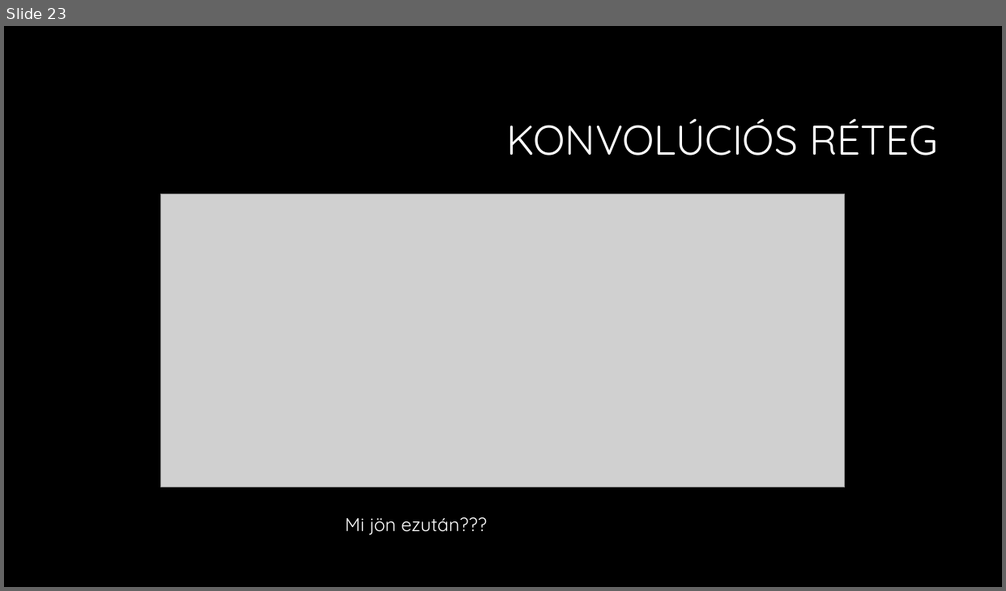
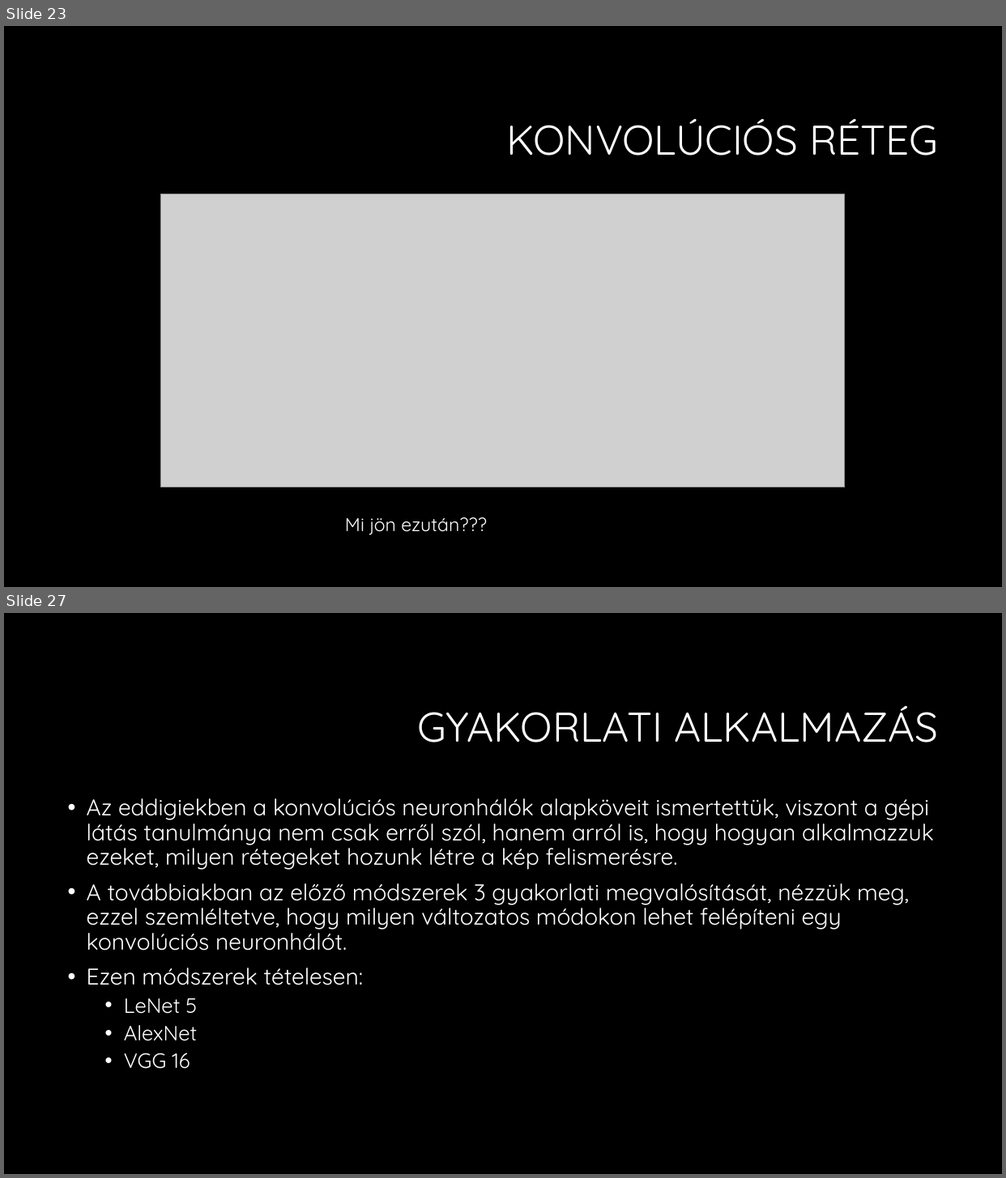
Before and after one commit to martontamas92/CNN, a slide deck: Konvolúciós neuronhálók.pptx. Shown one above the other, each under a label of ours: slide 23 before the commit, slides 23 and 27 after it; the slides between them are not shown. The pictures are 1006x591 and 1006x1178 pixels, drawn with LibreOffice and Linux fonts; fonts in the diff are those of the drawing; grey boxes stand for pictures; background and template pictures are left out. Boxes give left, top, right and bottom in pixels: in the first picture for what was removed or moved away, otherwise in the second. Text is boxed around its words. In the diff, an @@ line names an element or a change of style, - is before the commit and + after.

```diff
--- a/Konvolúciós neuronhálók.pptx
+++ b/Konvolúciós neuronhálók.pptx
@@ slide 27 added at (4, 613, 1002, 1174), background #000000 @@
@@ title added at (418, 705, 938, 743), 40 pt, text #FFFFFF @@
+GYAKORLATI ALKALMAZÁS
@@ text added at (87, 798, 934, 1069), 22 pt, text #FFFFFF @@
+• Az eddigiekben a konvolúciós neuronhálók alapköveit ismertettük, viszont a gépi látás tanulmánya nem csak erről szól, hanem arról is, hogy hogyan alkalmazzuk ezeket, milyen rétegeket hozunk létre a kép felismerésre.
+• A továbbiakban az előző módszerek 3 gyakorlati megvalósítását, nézzük meg, ezzel szemléltetve, hogy milyen változatos módokon lehet felépíteni egy konvolúciós neuronhálót.
+• Ezen módszerek tételesen:
+  • LeNet 5
+  • AlexNet
+  • VGG 16
```
Also in this commit, not shown: 5 slides changed, 7 other slides added.
